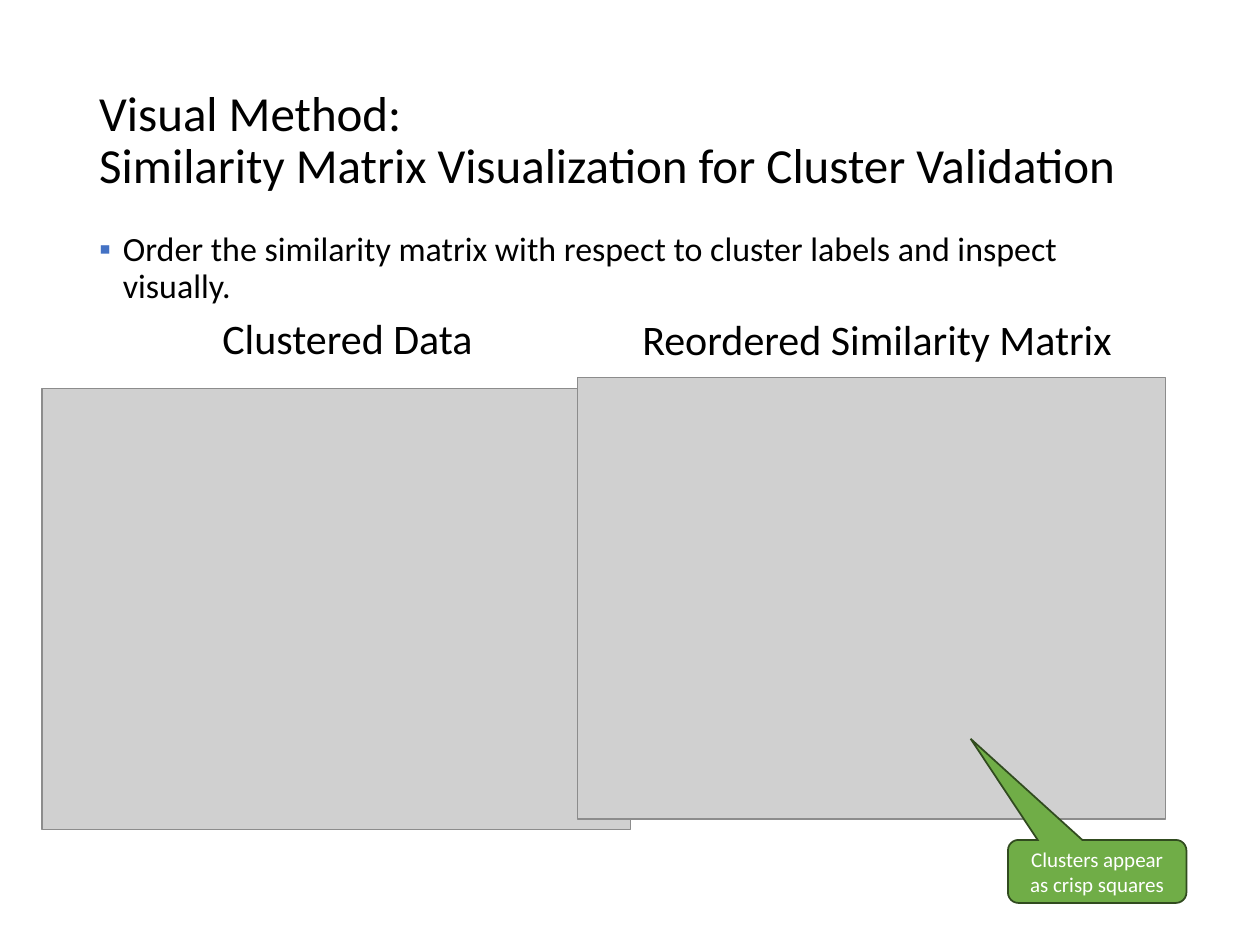
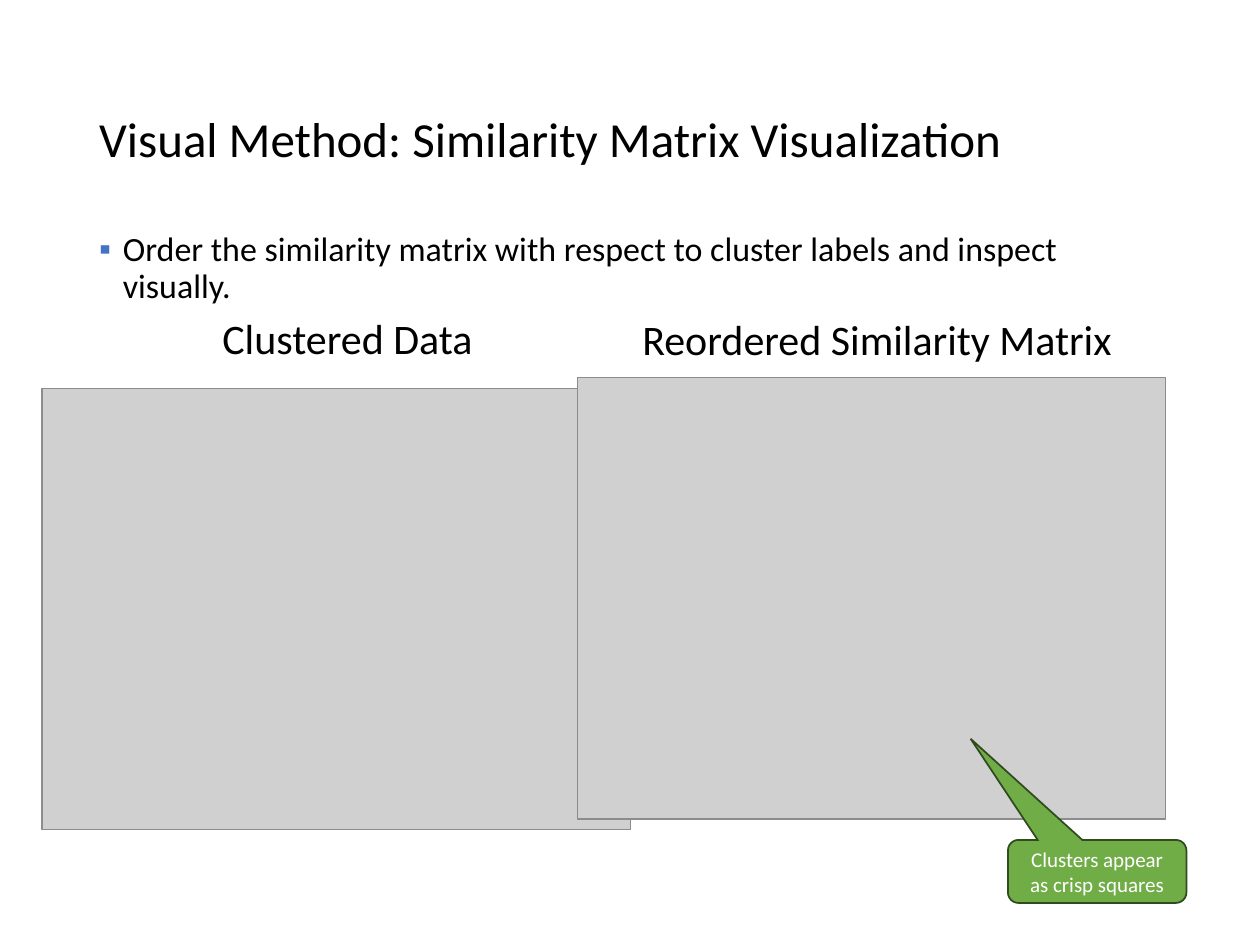
Before and after one commit to mhahsler/Introduction_to_Data_Mining_R_Examples, a slide deck: slide 75 of slides/chap7_basic_cluster_analysis.pptx. Drawn at 1260x945 pixels with LibreOffice and Linux fonts; fonts in the diff are those of the drawing; grey boxes stand for pictures. Boxes give left, top, right and bottom in pixels: in the first picture for what was removed or moved away, otherwise in the second. Text is boxed around its words. In the diff, an @@ line names an element or a change of style, - is before the commit and + after.

Commit message:
improved cluster evaluation.

```diff
--- a/slides/chap7_basic_cluster_analysis.pptx
+++ b/slides/chap7_basic_cluster_analysis.pptx
@@ title at <box>99,123,1001,165</box>: text changed @@
-Visual Method:
-Similarity Matrix Visualization for Cluster Validation
+Visual Method: Similarity Matrix Visualization
```
Also in this commit, not shown: 11 other slides changed, 1 slide removed, 26 other files.
